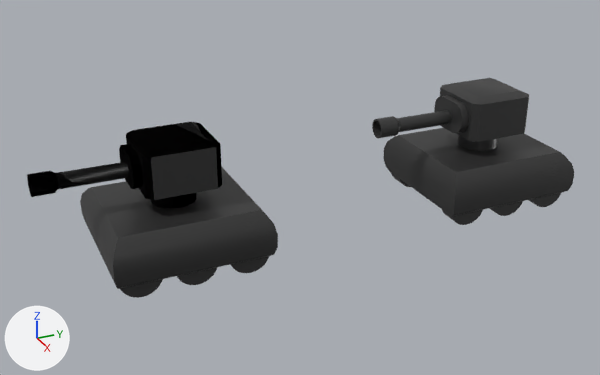
Renders of the Blender file Assets/Models/Tank.blend from each side of a commit.
The view is the same before and after, from a camera (50 mm lens) standing at (42.4, -11.1, 22.8) and looking at (0.0, 7.9, 1.6). The lights are fixed; the arrows at lower left show +X, +Y and +Z.

The older version as bpy lines, for what is in view:
```python
mat_player_color = principled_material('Player Color')
mat_player_color.base_color = (0.0291, 0.0291, 0.0291)  # black #303030
mat_player_color.roughness = 0.4
me_cube = bpy.data.meshes.new('Cube')
me_cube.from_pydata(...)  # 864 vertices, 230 faces; spans x -4.4..4.4, y -4.6..4.6, z -3.69..0.0
me_cube.polygons.foreach_set('use_smooth', [True] * 230)
me_cube.materials.append(mat_player_color)  # black #303030
me_cube_001 = bpy.data.meshes.new('Cube.001')
me_cube_001.from_pydata(...)  # 864 vertices, 230 faces; spans x -4.4..4.4, y -4.6..4.6, z -3.69..0.0
me_cube_001.polygons.foreach_set('use_smooth', [True] * 230)
me_cube_001.materials.append(mat_player_color)  # black #303030
me_cube_002 = bpy.data.meshes.new('Cube.002')
me_cube_002.from_pydata(...)  # 772 vertices, 428 faces; spans x -2.19..2.19, y -7.73..2.35, z 0.0..3.9
me_cube_002.materials.append(mat_player_color)  # black #303030
me_cube_003 = bpy.data.meshes.new('Cube.003')
me_cube_003.from_pydata(...)  # 708 vertices, 332 faces; spans x -2.19..2.19, y -7.73..2.35, z 0.0..3.9
me_cube_003.polygons.foreach_set('use_smooth', [True] * 332)
me_cube_003.materials.append(mat_player_color)  # black #303030
ob_tankbot_player = bpy.data.objects.new('TankBot(Player)', me_cube)
ob_tankbot_player.location = (0.0, 0.0, 2.44)
ob_tankhead_player = bpy.data.objects.new('TankHead(Player)', me_cube_002)
ob_tankhead_player.location = (0.0, 0.0, 2.44)
ob_tanktop_enemy = bpy.data.objects.new('TankTop(Enemy)', me_cube_003)
ob_tanktop_enemy.location = (0.0, 20.92, 2.44)
ob_tanktop_enemy__001 = bpy.data.objects.new('TankTop(Enemy).001', me_cube_001)
ob_tanktop_enemy__001.location = (0.0, 20.92, 2.44)
```
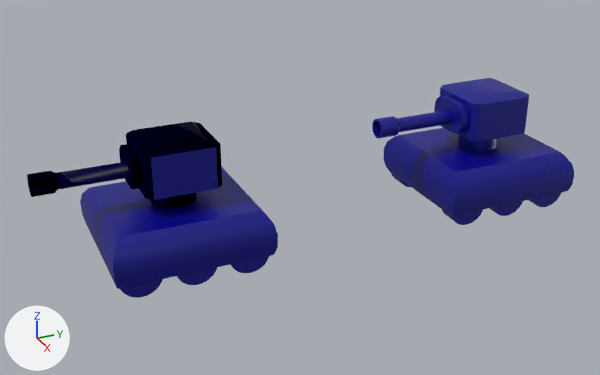
Edits to the bpy script that builds the scene:
```text
Change mat_player_color:
    mat_player_color.base_color: (0.0291, 0.0291, 0.0291) -> (0.000175, 0.0, 0.246)  # black #303030 -> blue #010088
```

Changed parts and their boxes (x1, y1, x2, y2) in the pictures (600 x 375 px):
'TankBot(Player)', recoloured (black to blue): (80, 166, 278, 298) in both
'TankTop(Enemy).001', recoloured (black to blue): (383, 128, 574, 225) in both
'TankHead(Player)', recoloured (black to blue): (27, 122, 222, 208) in both
'TankTop(Enemy)', recoloured (black to blue): (372, 78, 529, 151) in both
